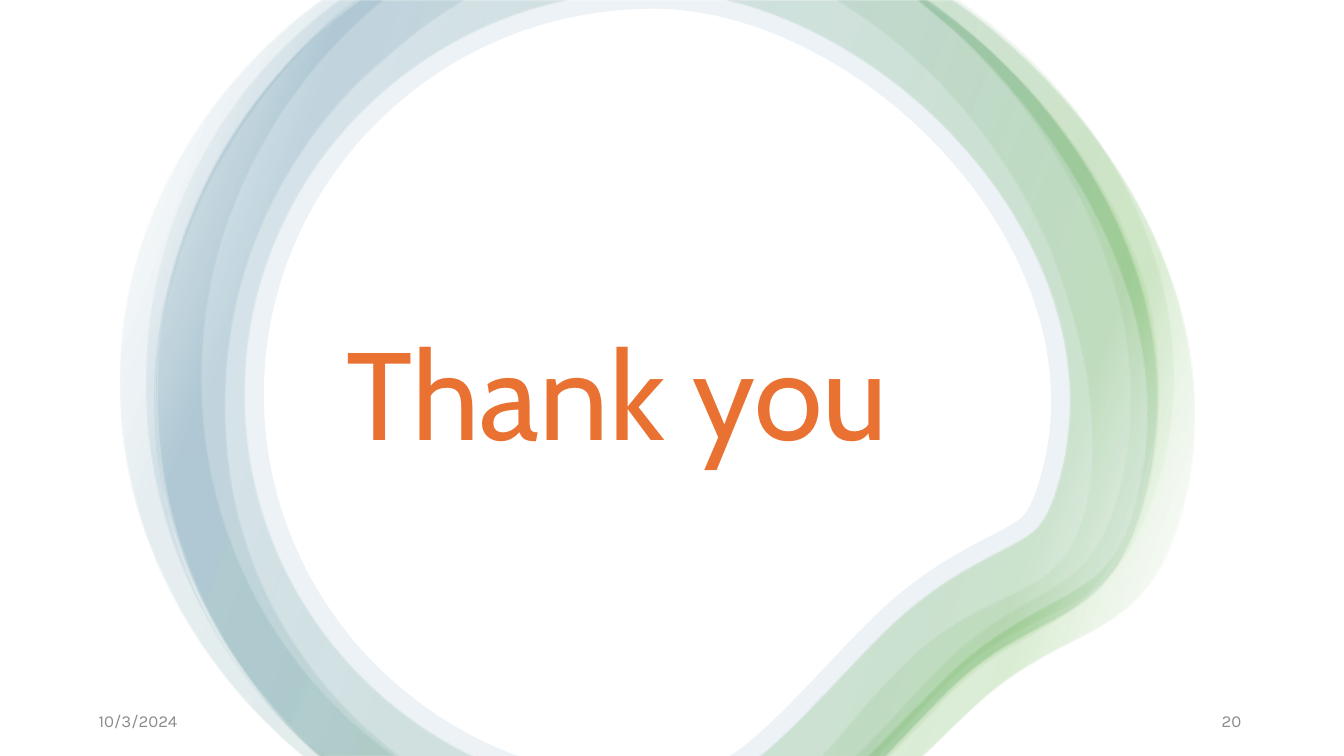
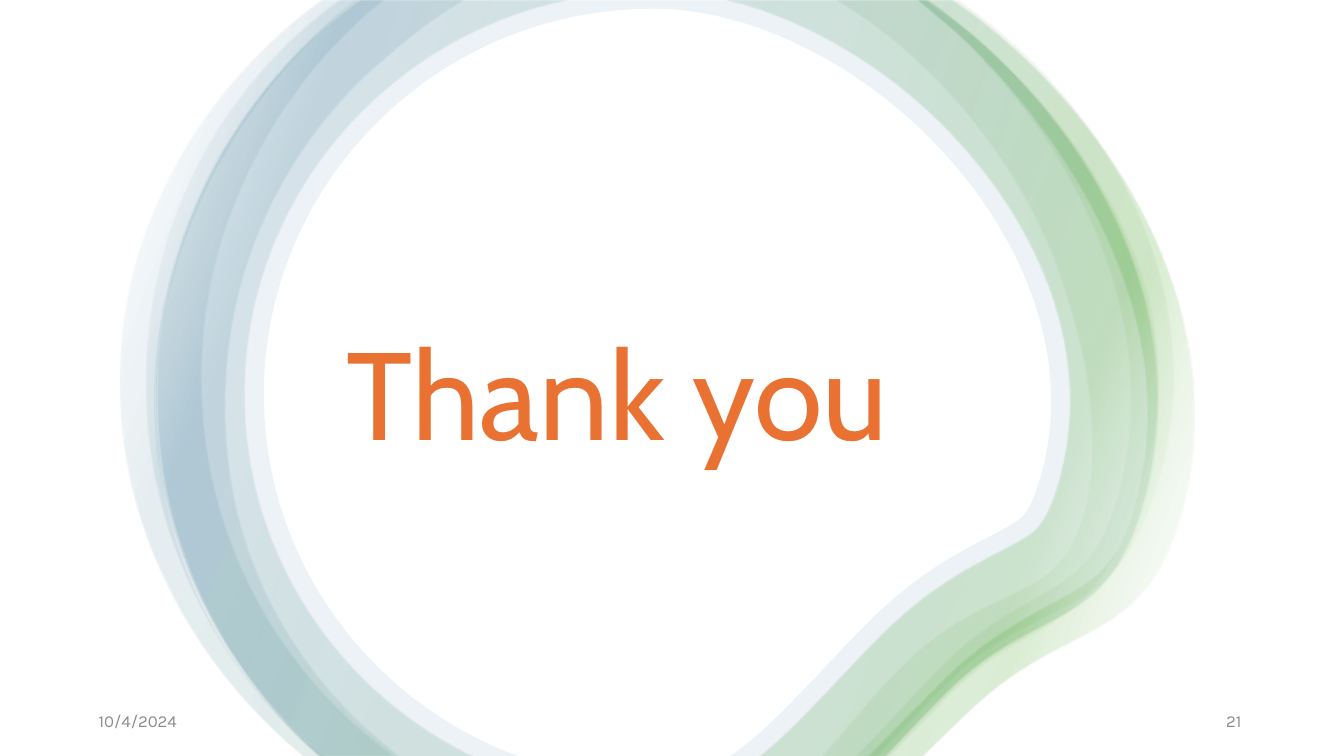
Before and after one commit to vanshaj9067/Stock-Market-Prediction, a slide deck: slide 21 of Documents/Minor Project Progress.pptx (slide 20 before the commit). Drawn at 1344x756 pixels with LibreOffice and Linux fonts; fonts in the diff are those of the drawing; background and template pictures are left out. Boxes give left, top, right and bottom in pixels: in the first picture for what was removed or moved away, otherwise in the second. Text is boxed around its words. In the diff, an @@ line names an element or a change of style, - is before the commit and + after.

```diff
--- a/Documents/Minor Project Progress.pptx
+++ b/Documents/Minor Project Progress.pptx
@@ text at [99,715,177,728]: text changed @@
-10/3/2024
+10/4/2024
@@ page number at [1226,716,1241,727]: text changed @@
-20
+21
```
Also in this commit, not shown: 18 other slides changed, 1 slide added, 1 other file.
